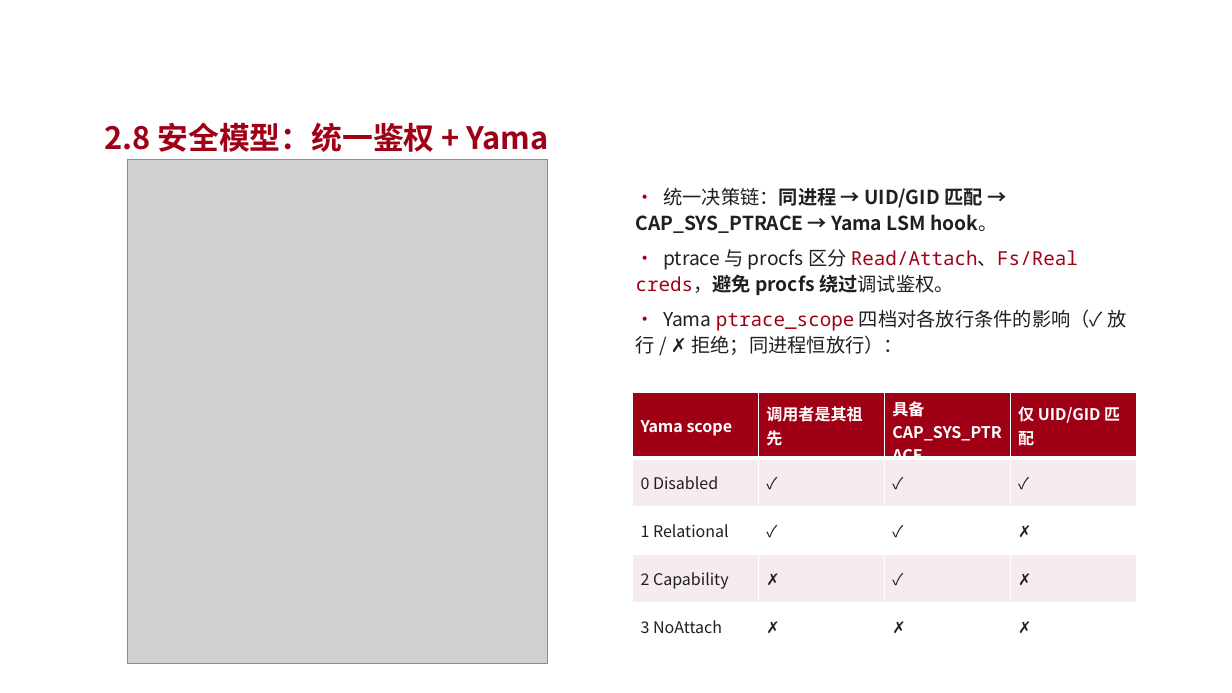
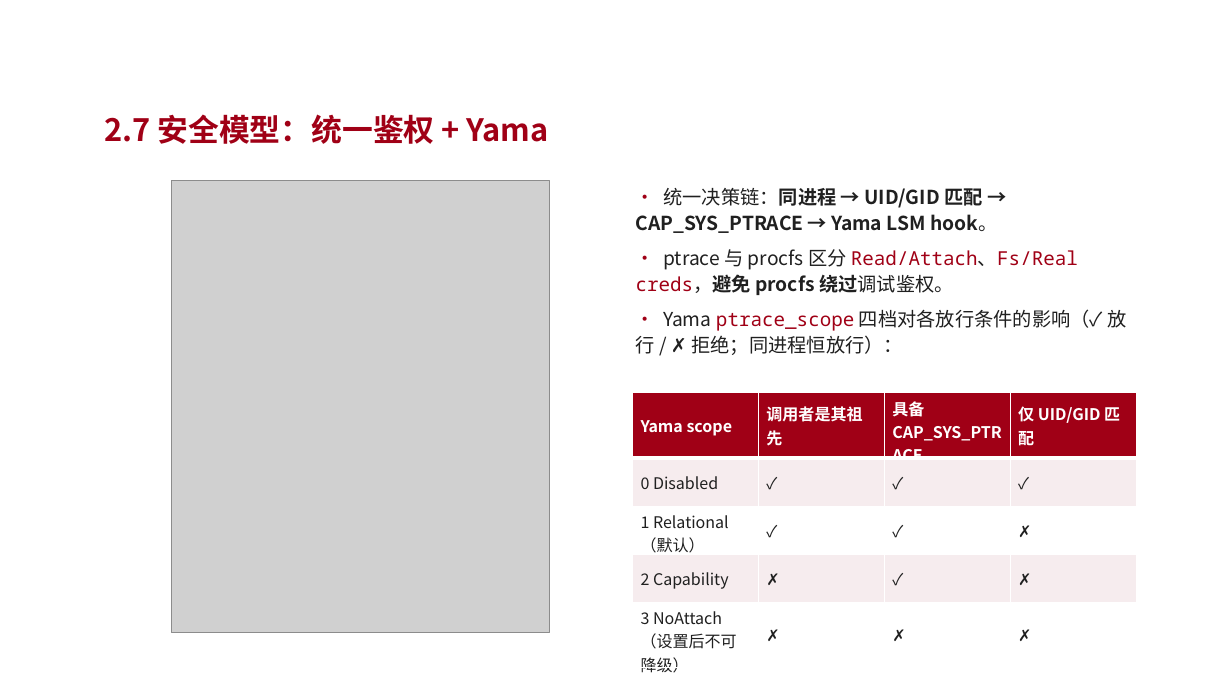
Before and after one commit to vvvvsv/asterinas, a slide deck: slide 15 of research_practice/答辩-科研实践.pptx (slide 14 before the commit). Drawn at 1232x693 pixels with LibreOffice and Linux fonts; fonts in the diff are those of the drawing; grey boxes stand for pictures; background and template pictures are left out. Boxes give left, top, right and bottom in pixels: in the first picture for what was removed or moved away, otherwise in the second. Text is boxed around its words. In the diff, an @@ line names an element or a change of style, - is before the commit and + after.

```diff
--- a/research_practice/答辩-科研实践.pptx
+++ b/research_practice/答辩-科研实践.pptx
@@ text at [104,114,548,144]: text changed @@
-2.8 安全模型：统一鉴权 + Yama
+2.7 安全模型：统一鉴权 + Yama
@@ picture: place and size @@
-picture at [128,159,548,664]
+picture at [172,180,550,633]
@@ table at [633,393,1136,677] @@
-row 3, column 1: 1 Relational
+row 3, column 1: 1 Relational（默认）
-row 5, column 1: 3 NoAttach
+row 5, column 1: 3 NoAttach（设置后不可降级）
```
Also in this commit, not shown: 16 other slides changed, 3 slides added, 2 slides removed, 7 other files.
